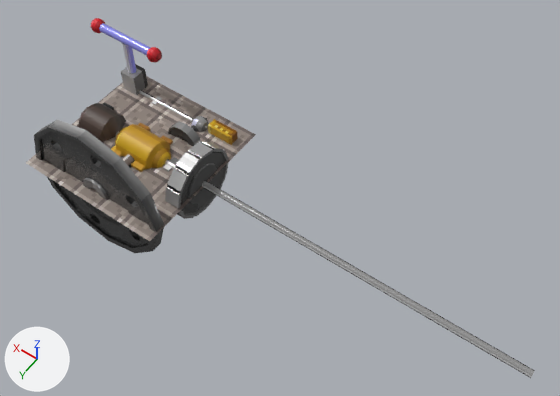
A saved change to the glTF model Redist/Models/3dmodels/mechanismx00.gltf.
Both versions are drawn from a 50 mm camera at (-12.47, 10.63, 18.0) aimed at (-4.5, -0.53, 0.46). Lighting does not change. The marker at lower left points along +X, +Y and +Z. Vertices at the same position are counted once.

Names of what the first picture shows: 'mechanismx00'.
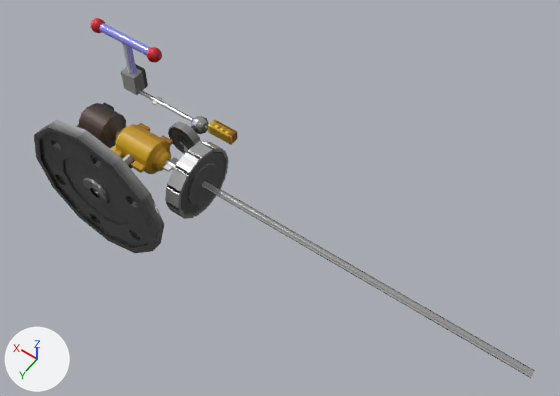
Location of each change, (x1, y1, x2, y2) in pixels of the pictures (560 x 396 px):
'mechanismx00', reshaped: before (26, 18, 535, 378); after (34, 18, 535, 378)
part 1 of me_cylinder_013, deleted: before (26, 76, 256, 241)

The change, as a diff of the scene's bpy script:
```diff
--- a/Redist/Models/3dmodels/mechanismx00.gltf.py
+++ b/Redist/Models/3dmodels/mechanismx00.gltf.py
@@ me_cylinder_013 @@
 me_cylinder_013.from_pydata(...)  # 1279 vertices, 2428 faces; spans x -12.7..3.7, y -2.4..2.6, z -2.4..2.5
 # used by ob_mechanismx00; location = (0.0, 0.0, 0.0)
-me_cylinder_013.materials.append(mat_material)  # picture img_685mechanism
+# me_cylinder_013 part 1: the loose piece of 4 vertices spanning x -2.2..2.8, y -2.4..2.6, z 0.1 is deleted
 me_cylinder_013.materials.append(mat_material_001)
```
